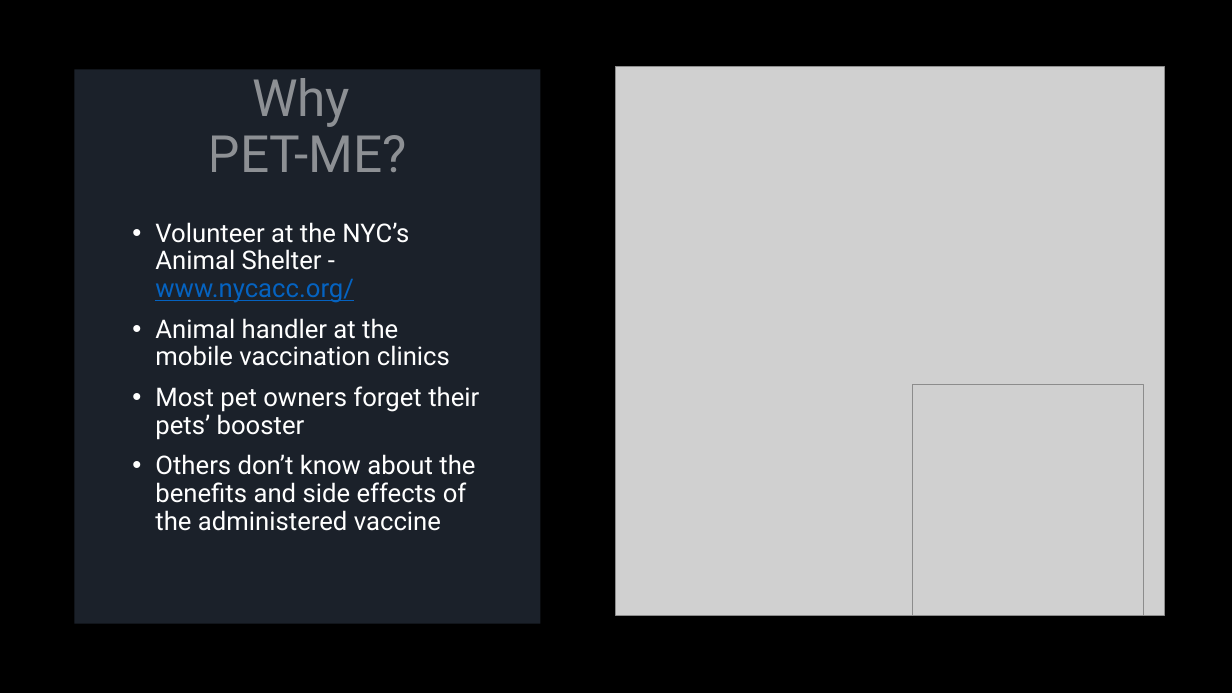
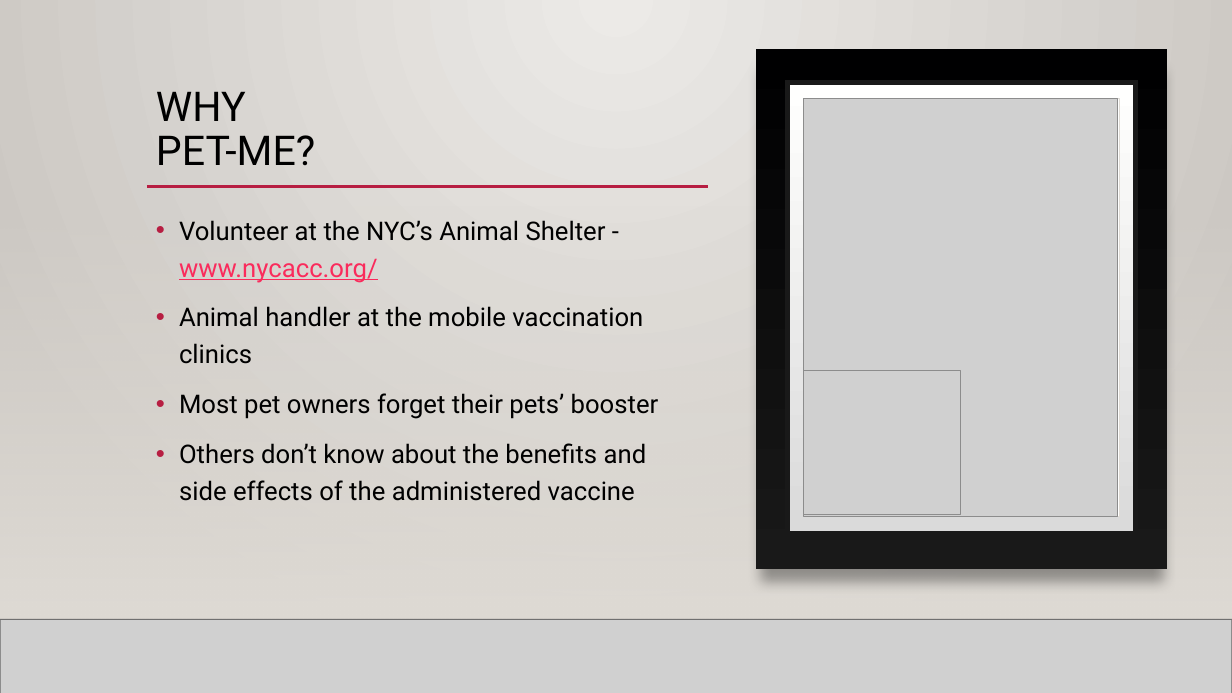
Before and after one commit to fcynnek/Final-Project, a slide deck: slide 3 of Final Project Documentation/Final Project Presentation.pptx. Drawn at 1232x693 pixels with LibreOffice and Linux fonts; fonts in the diff are those of the drawing; grey boxes stand for pictures; background and template pictures are left out. Boxes give left, top, right and bottom in pixels: in the first picture for what was removed or moved away, otherwise in the second. Text is boxed around its words. In the diff, an @@ line names an element or a change of style, - is before the commit and + after.

```diff
--- a/Final Project Documentation/Final Project Presentation.pptx
+++ b/Final Project Documentation/Final Project Presentation.pptx
@@ background #FFFFFF to gradient #ECEAE7 to #CAC7C1 @@
@@ rectangle at (x1=0, y1=0, x2=1232, y2=693): fill #000000 to gradient #ECEAE7 to #CAC7C1 @@
@@ rectangle added at (x1=756, y1=49, x2=1168, y2=569), fill gradient #000001 to #191919 @@
@@ rectangle removed at (x1=74, y1=69, x2=541, y2=624) @@
@@ title "WHY PET-ME?" at (x1=156, y1=91, x2=315, y2=165): vertical alignment bottom to top @@
@@ rectangle added at (x1=787, y1=82, x2=1136, y2=533), fill gradient #DADADA to #FFFFFE, outline #191919 4 pt @@
@@ title at (x1=156, y1=91, x2=315, y2=165): text changed; size 40 to 32 pt; text colour #FFFFFF at 50% opacity to #000000 @@
-Why
-PET-ME?
+WHY
+PET-ME?
@@ picture resized from (x1=616, y1=67, x2=1165, y2=616) to (x1=804, y1=99, x2=1118, y2=518) @@
@@ rectangle added at (x1=804, y1=99, x2=1120, y2=518), fill #FFFFFF, outline #DFDBD5 0.5 pt @@
@@ rectangle added at (x1=0, y1=204, x2=1232, y2=619), fill gradient #DFDBD5 @@
@@ rectangle added at (x1=0, y1=204, x2=1232, y2=619), fill gradient #DFDBD5 @@
@@ rectangle added at (x1=0, y1=204, x2=1232, y2=619), fill gradient #DFDBD5 @@
@@ text "Volunteer at the NYC’s Animal ..." moved from (x1=155, y1=222, x2=479, y2=531) to (x1=179, y1=220, x2=659, y2=501) @@
@@ text "Volunteer at the NYC’s Animal ..." at (x1=179, y1=220, x2=659, y2=501): text colour #FFFFFF to #000000; text colour #0563C1 to #FA2B5C in "www.nycacc.org/"; line spacing 0.9 to 1.2 @@
@@ line added from (147, 187) to (1118, 187), #B71E42 2.5 pt @@
@@ line added from (147, 187) to (708, 187), #B71E42 2.5 pt @@
@@ picture resized from (x1=913, y1=384, x2=1143, y2=616) to (x1=804, y1=371, x2=961, y2=515) @@
@@ line added from (0, 619) to (1232, 619), #000001 1 pt @@
@@ line added from (0, 619) to (1232, 619), #000001 1 pt @@
@@ picture added at (x1=0, y1=619, x2=1232, y2=693) @@
@@ line added from (0, 619) to (1232, 619), #000001 1 pt @@
```
Also in this commit, not shown: 9 other slides changed.
